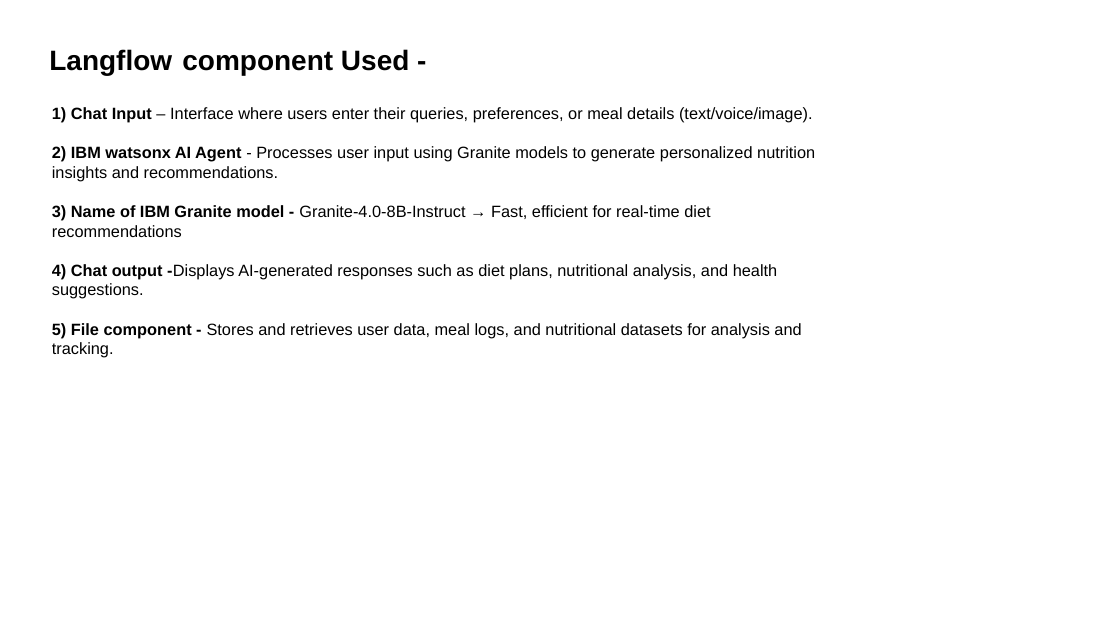
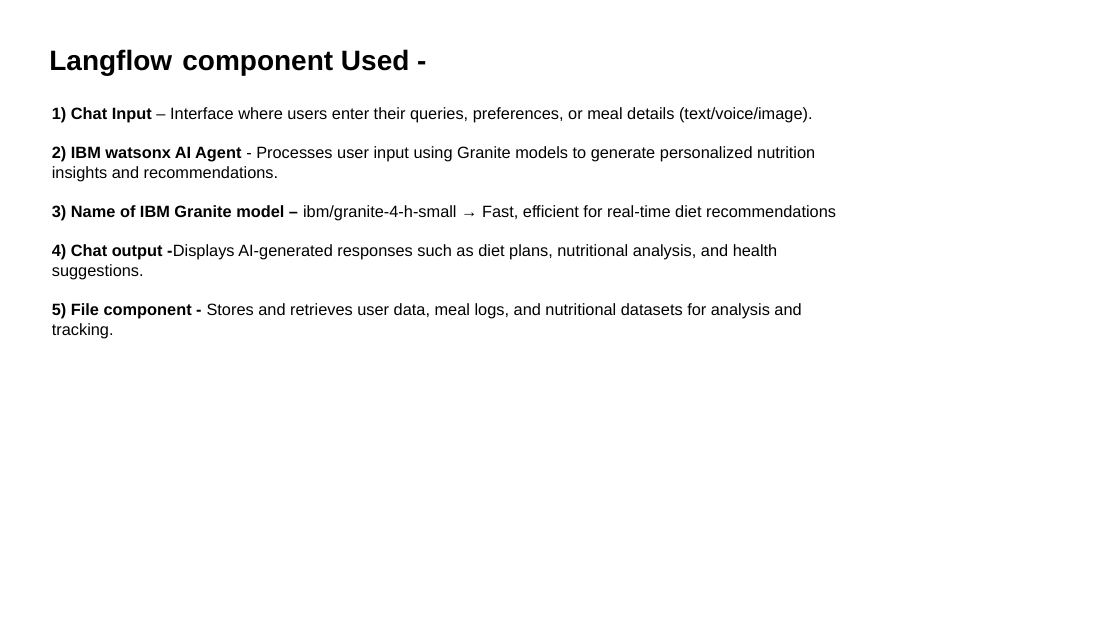
Before and after one commit to nitintripathi79/SRMIST_ThaiRecipe_NitinTripathi, a slide deck: slide 6 of Nitin Tripathi Project Submission.pptx. Drawn at 1120x630 pixels with LibreOffice and Linux fonts; fonts in the diff are those of the drawing. Boxes give left, top, right and bottom in pixels: in the first picture for what was removed or moved away, otherwise in the second. Text is boxed around its words. In the diff, an @@ line names an element or a change of style, - is before the commit and + after.

```diff
--- a/Nitin Tripathi Project Submission.pptx
+++ b/Nitin Tripathi Project Submission.pptx
@@ text at (52, 205, 836, 221): text changed @@
-3) Name of IBM Granite model - Granite-4.0-8B-Instruct → Fast, efficient for real-time diet recommendations
+3) Name of IBM Granite model – ibm/granite-4-h-small → Fast, efficient for real-time diet recommendations
```
Also in this commit, not shown: 3 other slides changed, 1 slide added, 1 slide removed.
